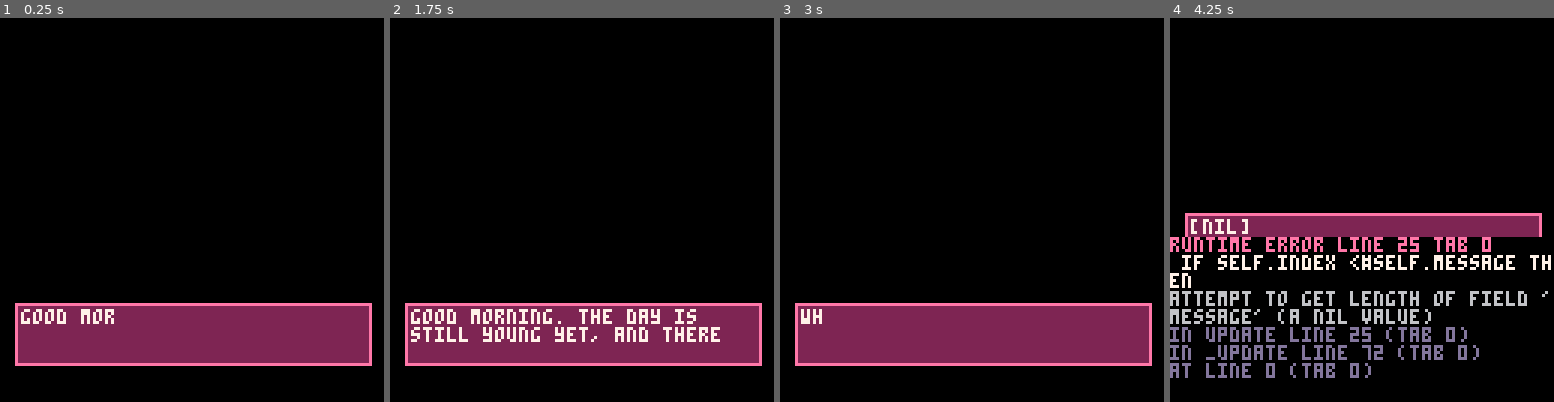
Above: before the commit, frames 1-4 (left to right).
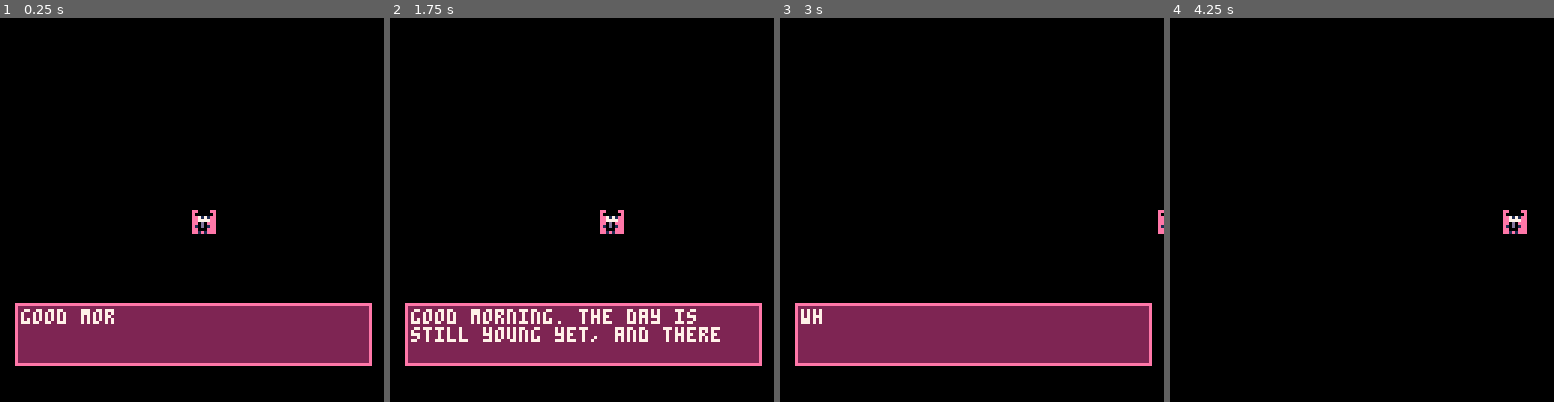
Above: after the commit, the same moments.

Repository: kvognar/ghost-town
Game: PICO-8 cartridge ghost_town.p8
Same seed, same stepped clock (60 frames per second), same inputs: the game is played once before the commit and once after it.
Inputs:
- Up to frame 1 (0.25 s): no input
- Up to frame 2 (1.75 s): tap O (Z key) at 0.7, 1.7 s; hold Right from 1.6 s (still down)
- Up to frame 3 (3 s): release Right at 2.1 s; tap O (Z key) at 2.1, 2.5, 2.9 s; hold Right from 2.47 s (still down)
- Up to frame 4 (4.25 s): release Right at 3.03 s; hold Left 3.08-3.58 s; tap O (Z key) at 3.3, 3.7, 4.1 s; hold Right from 4.02 s (still down)

The runs differ from the first frame. In frame 1, 0.3% of the frame differs, in the area x 50-57%, y 50-57%; in frame 2, 0.3%; in frame 3, less than 0.1%; in frame 4, 14%, in the area x 0-100%, y 50-94%.
Error before the commit: runtime error line 25 tab 0; if self.index <#self.message then; attempt to get length of field 'message' (a nil value)

Commit message:
speaking switch and first controllable entity

Diff:
--- a/ghost_town.p8
+++ b/ghost_town.p8
@@ -2,6 +2,7 @@
 version 8
 __lua__
 t=0
+speaking=true
 
 dialog = {
  message="",
@@ -17,8 +18,7 @@
 function dialog:draw()
  rectfill(self.x,self.y,self.x+self.w,self.y+self.h,2)
  rect(self.x,self.y,self.x+self.w,self.y+self.h,14)
- print(sub(self.message,0,self.index),
-       7,97,7)
+ print(sub(self.message,0,self.index),7,97,7)
  if self.wait and t%30 < 15 then
   circfill(self.x+self.w,self.y+self.h,1,7)
  end
@@ -39,10 +39,12 @@
 
 function dialog:advance()
  self.phrase_index+=1
- if #self.phrases <= self.phrase_index then
+ if self.phrase_index <= #self.phrases then
   self.message=self.phrases[self.phrase_index]
   self.index=0
   self.line_index=0
+ else
+  speaking=false
  end
 end
 
@@ -67,20 +69,58 @@
  return n-1
 end
 
+entity = {x=0,y=0,dx=0,dy=0,damping=1,w=5,h=8,spr_w=1,spr_h=1,frames={},frame_index=1,frametime=1,facing_left=false}
+
+function entity:new(attrs)
+  attrs = attrs or {}
+  attrs._super = self
+  return setmetatable(attrs,{__index=self})
+end
+
+function entity:draw()
+  if #self.frames > 0 then
+    spr(self.frames[self.frame_index],self.x,self.y,self.spr_w,self.spr_h,self.facing_left)
+  else
+    circfill(self.x,self.y,self.w/2)
+  end
+end
+
+entity.update = function(self)
+  self.x+=self.dx
+  self.y+=self.dy
+  self.dx*=self.damping
+  self.dy*=self.damping
+end
+
+player = entity:new({jumping=false,grounded=true,damping=.6,frames={22},})
+
+function player:update()
+  entity.update(self)
+  if btn(0) then
+    self.dx=-2
+  elseif btn(1) then
+    self.dx=2
+  end
+end
+
 function _init()
  dialog.message=dialog.phrases[dialog.phrase_index]
+ pl = player:new({x=64,y=64})
 end
 
 function _update()
- dialog:update()
+ if (speaking) dialog:update()
+ pl:update()
  t+=1
 end
 function _draw()
  cls()
- dialog:draw(dialog)
+ pl:draw()
+ if (speaking) dialog:draw(dialog)
 end
 
 -- let's make something appear under the dialog box sometime
+-- "good morning. the day is still young yet, and there are adventures to be had.",
 __gfx__
 00000000000000000e0000e0000000000044440000444400000000000000000000000000000000000000000000aaa0000000000000000000ffffffff00000000
 002222000022220000eeee00007777000043f3000043f3000000000000000000000000000007000000a5a0000aa4aa000000000000000000f4fff4ff00000000
Not shown, changed: the sound effects (__sfx__) section of ghost_town.p8
